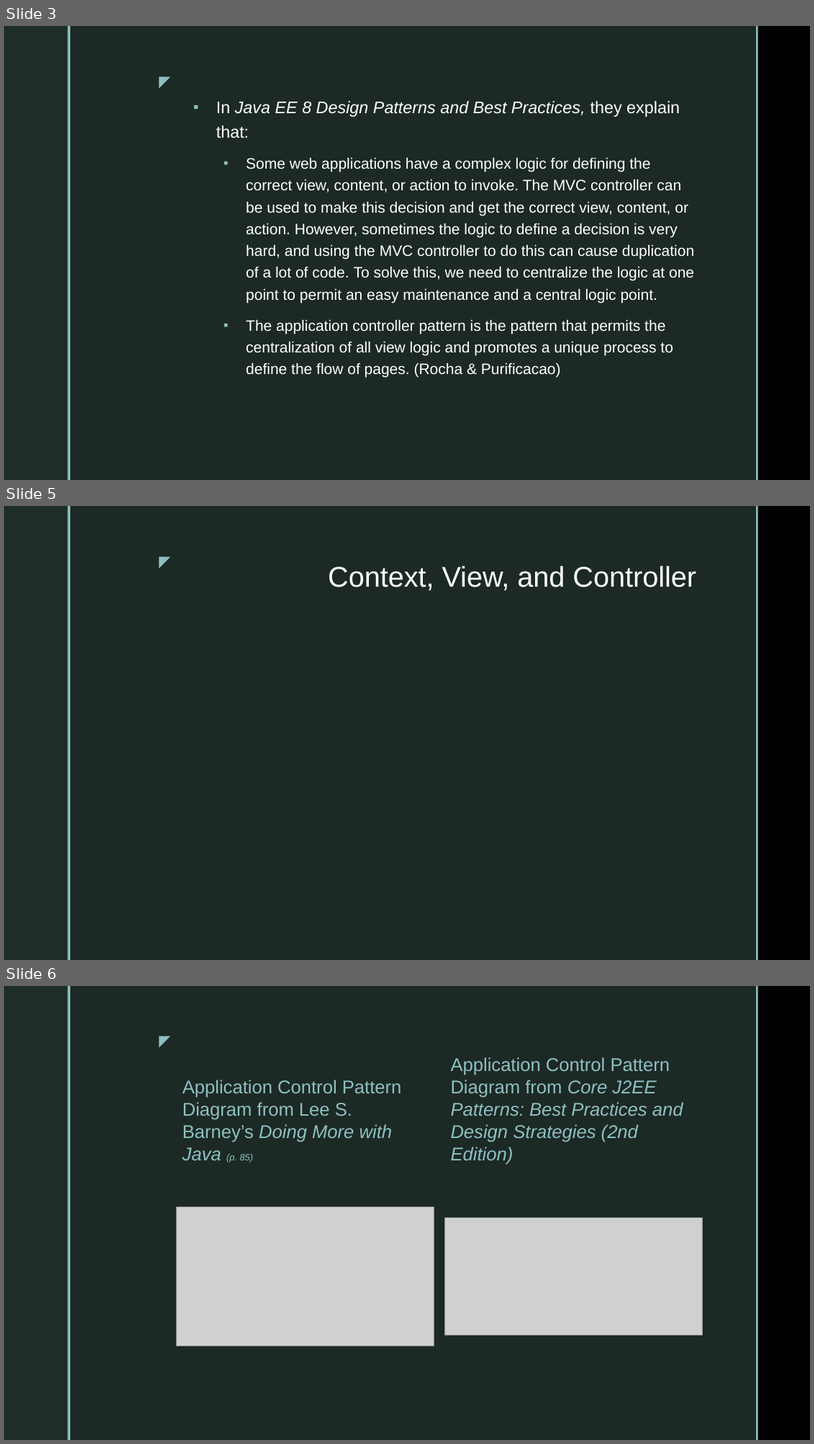
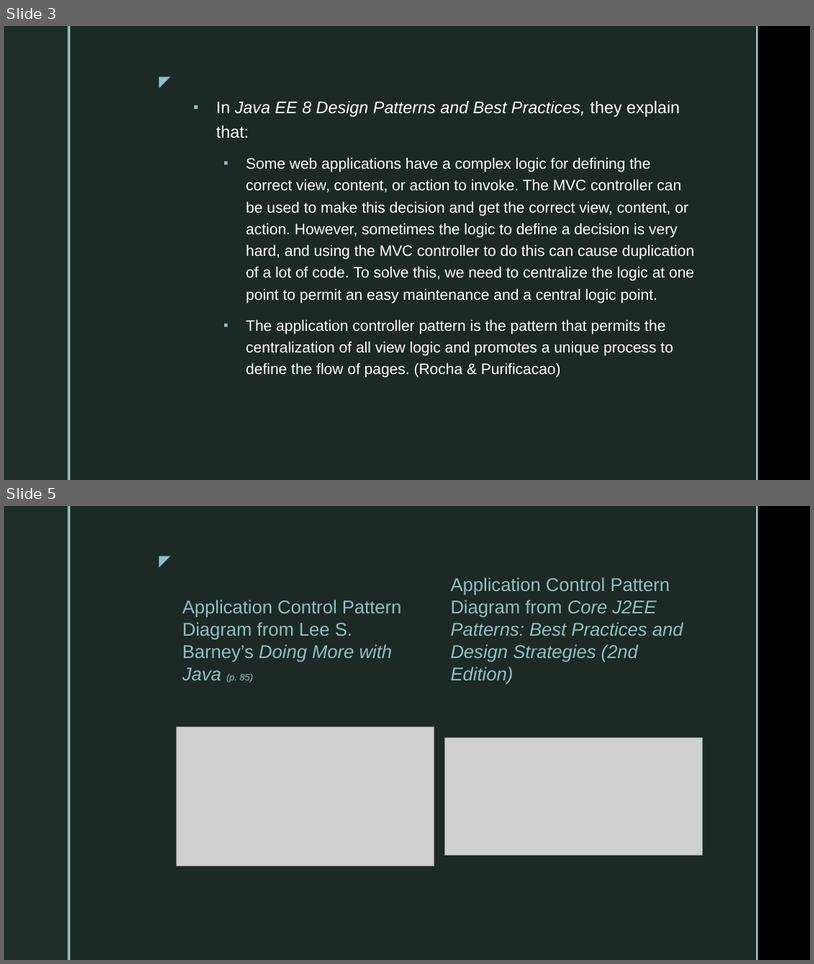
Before and after one commit to nanaachina/CIT360-1, a slide deck: Application Controller Pattern/Application Controller pattern.pptx. Shown one above the other, each under a label of ours: slides 3, 5 and 6 before the commit, slides 3 and 5 after it; the slides between them are not shown. The pictures are 814x1444 and 814x964 pixels, drawn with LibreOffice and Linux fonts; fonts in the diff are those of the drawing; grey boxes stand for pictures; background and template pictures are left out. Boxes give left, top, right and bottom in pixels: in the first picture for what was removed or moved away, otherwise in the second. Text is boxed around its words. In the diff, an @@ line names an element or a change of style, - is before the commit and + after.

```diff
--- a/Application Controller Pattern/Application Controller pattern.pptx
+++ b/Application Controller Pattern/Application Controller pattern.pptx
@@ slide 5 removed at <box>4,506,810,960</box>, background picture (left out); not listed: 5 template elements that a slide beside it also shows @@
@@ title removed at <box>328,566,697,590</box> @@
-Context, View, and Controller
@@ what was slide 6 is now slide 5 @@
```
Also in this commit, not shown: 1 slide changed.
